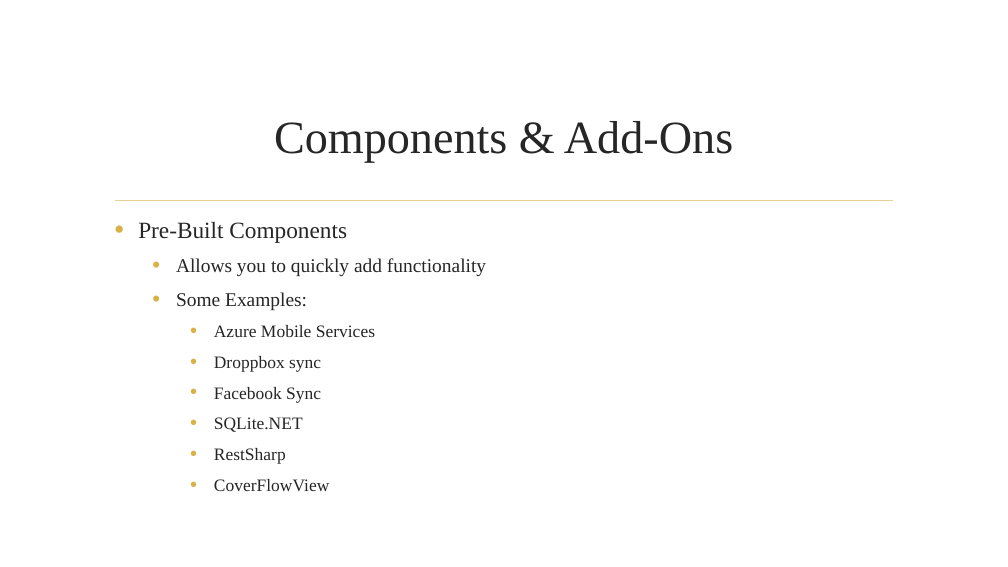
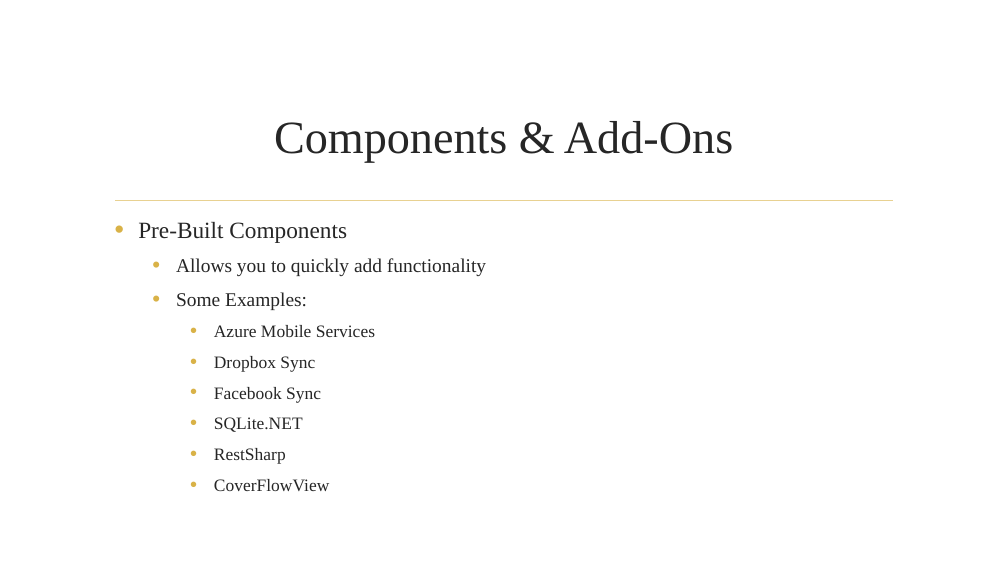
Before and after one commit to jerrelblankenship/Presentations, a slide deck: slide 9 of Xamarin/CodeMash2014/Xamarin.pptx. Drawn at 1008x567 pixels with LibreOffice and Linux fonts; fonts in the diff are those of the drawing; background and template pictures are left out. Boxes give left, top, right and bottom in pixels: in the first picture for what was removed or moved away, otherwise in the second. Text is boxed around its words. In the diff, an @@ line names an element or a change of style, - is before the commit and + after.

Commit message:
feedback changes

```diff
--- a/Xamarin/CodeMash2014/Xamarin.pptx
+++ b/Xamarin/CodeMash2014/Xamarin.pptx
@@ text at [214,356,315,372]: text changed @@
-    • Droppbox sync
+    • Dropbox Sync
```
